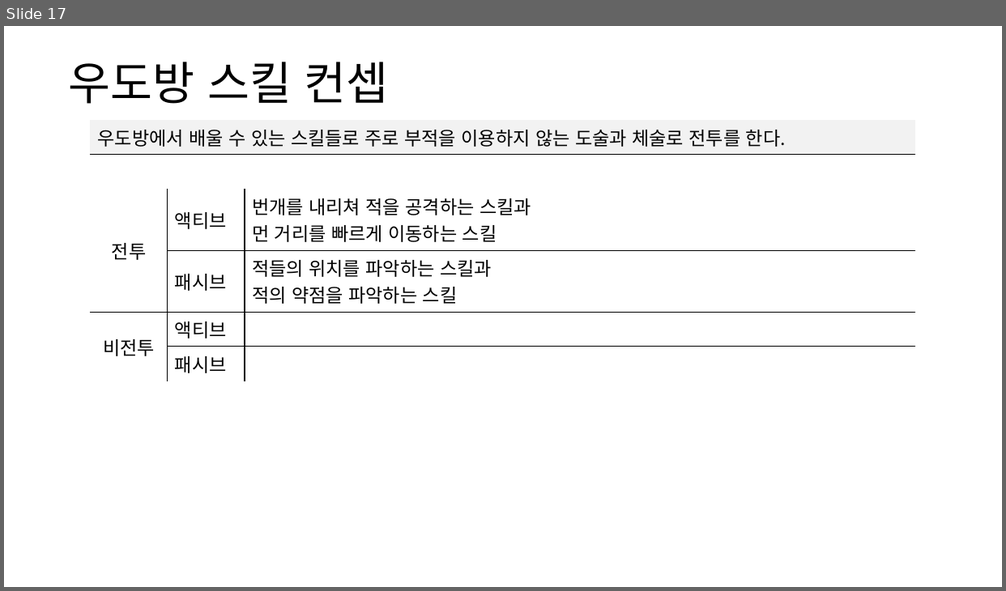
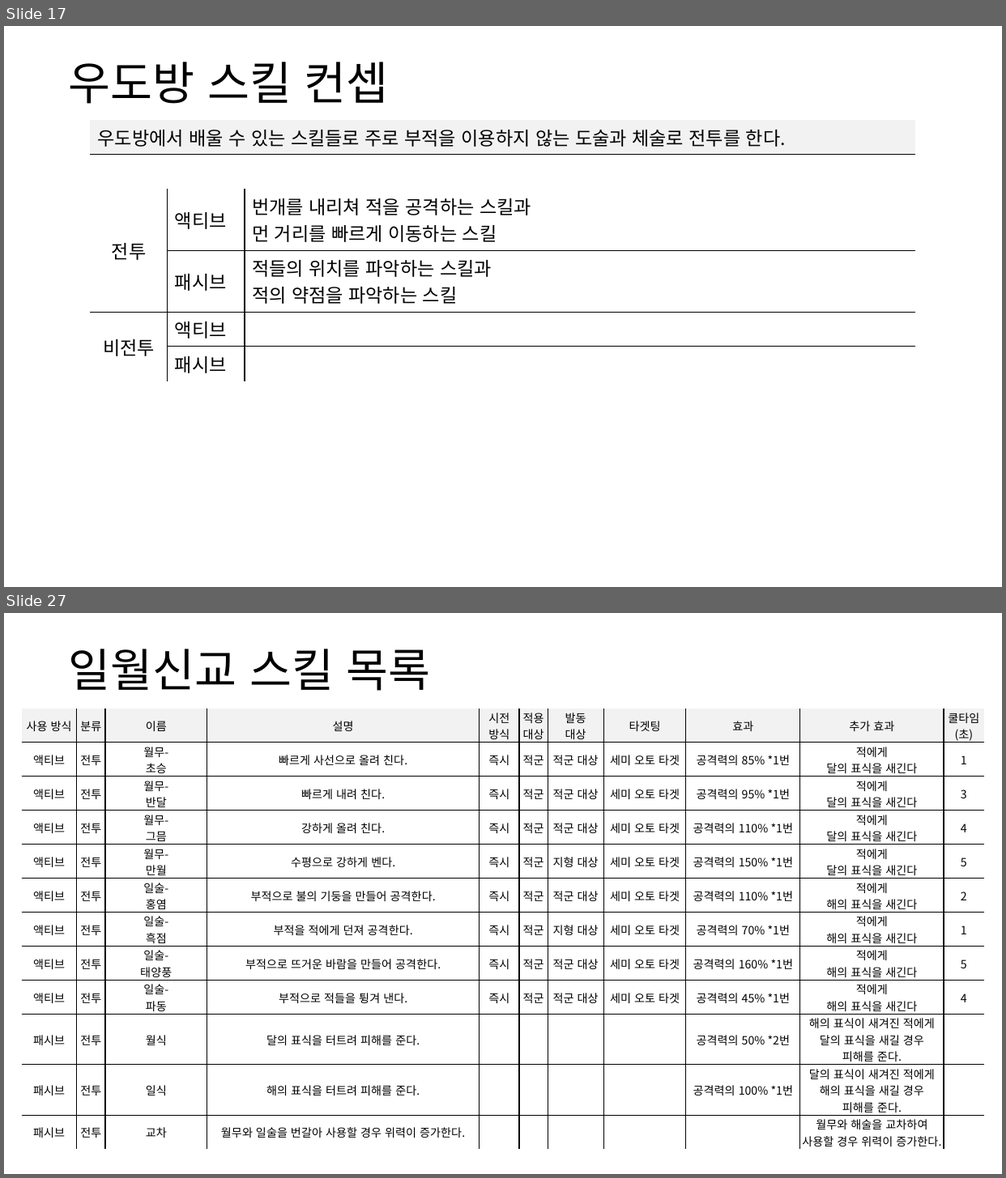
Before and after one commit to yjk0401/unityenginebasic_9th, a slide deck: 기획/방랑엽사전/스킬 기획서.pptx. Shown one above the other, each under a label of ours: slide 17 before the commit, slides 17 and 27 after it; the slides between them are not shown. The pictures are 1006x591 and 1006x1178 pixels, drawn with LibreOffice and Linux fonts; fonts in the diff are those of the drawing. Boxes give left, top, right and bottom in pixels: in the first picture for what was removed or moved away, otherwise in the second. Text is boxed around its words. In the diff, an @@ line names an element or a change of style, - is before the commit and + after.

```diff
--- a/기획/방랑엽사전/스킬 기획서.pptx
+++ b/기획/방랑엽사전/스킬 기획서.pptx
@@ slide 27 added at bbox=[4, 613, 1002, 1174], background #FFFFFF @@
@@ text added at bbox=[68, 649, 431, 691], 44 pt, text #000000 @@
+일월신교 스킬 목록
@@ table added at bbox=[21, 709, 985, 1150], 12 rows, 11 columns @@
+사용 방식 | 분류 | 이름 | 설명 | 시전 / 방식 | 적용 / 대상 | 발동 / 대상 | 타겟팅 | 효과 | 추가 효과 | 쿨타임 / (초)
+액티브 | 전투 | 월무- / 초승 | 빠르게 사선으로 올려 친다. | 즉시 | 적군 | 적군 대상 | 세미 오토 타겟 | 공격력의 85% *1번 | 적에게 / 달의 표식을 새긴다 | 1
+액티브 | 전투 | 월무- / 반달 | 빠르게 내려 친다. | 즉시 | 적군 | 적군 대상 | 세미 오토 타겟 | 공격력의 95% *1번 | 적에게 / 달의 표식을 새긴다 | 3
+액티브 | 전투 | 월무- / 그믐 | 강하게 올려 친다. | 즉시 | 적군 | 적군 대상 | 세미 오토 타겟 | 공격력의 110% *1번 | 적에게 / 달의 표식을 새긴다 | 4
+액티브 | 전투 | 월무- / 만월 | 수평으로 강하게 벤다. | 즉시 | 적군 | 지형 대상 | 세미 오토 타겟 | 공격력의 150% *1번 | 적에게 / 달의 표식을 새긴다 | 5
+액티브 | 전투 | 일술- / 홍염 | 부적으로 불의 기둥을 만들어 공격한다. | 즉시 | 적군 | 적군 대상 | 세미 오토 타겟 | 공격력의 110% *1번 | 적에게 / 해의 표식을 새긴다 | 2
+액티브 | 전투 | 일술- / 흑점 | 부적을 적에게 던져 공격한다. | 즉시 | 적군 | 지형 대상 | 세미 오토 타겟 | 공격력의 70% *1번 | 적에게 / 해의 표식을 새긴다 | 1
+액티브 | 전투 | 일술- / 태양풍 | 부적으로 뜨거운 바람을 만들어 공격한다. | 즉시 | 적군 | 적군 대상 | 세미 오토 타겟 | 공격력의 160% *1번 | 적에게 / 해의 표식을 새긴다 | 5
+액티브 | 전투 | 일술- / 파동 | 부적으로 적들을 튕겨 낸다. | 즉시 | 적군 | 적군 대상 | 세미 오토 타겟 | 공격력의 45% *1번 | 적에게 / 해의 표식을 새긴다 | 4
+패시브 | 전투 | 월식 | 달의 표식을 터트려 피해를 준다. |  |  |  |  | 공격력의 50% *2번 | 해의 표식이 새겨진 적에게 / 달의 표식을 새길 경우 / 피해를 준다. | 
+패시브 | 전투 | 일식 | 해의 표식을 터트려 피해를 준다. |  |  |  |  | 공격력의 100% *1번 | 달의 표식이 새겨진 적에게 / 해의 표식을 새길 경우 / 피해를 준다. | 
+패시브 | 전투 | 교차 | 월무와 일술을 번갈아 사용할 경우 위력이 증가한다. |  |  |  |  |  | 월무와 해술을 교차하여 사용할 경우 위력이 증가한다. | 
```
Also in this commit, not shown: 2 slides changed, 7 other slides added, 2 slides removed.
